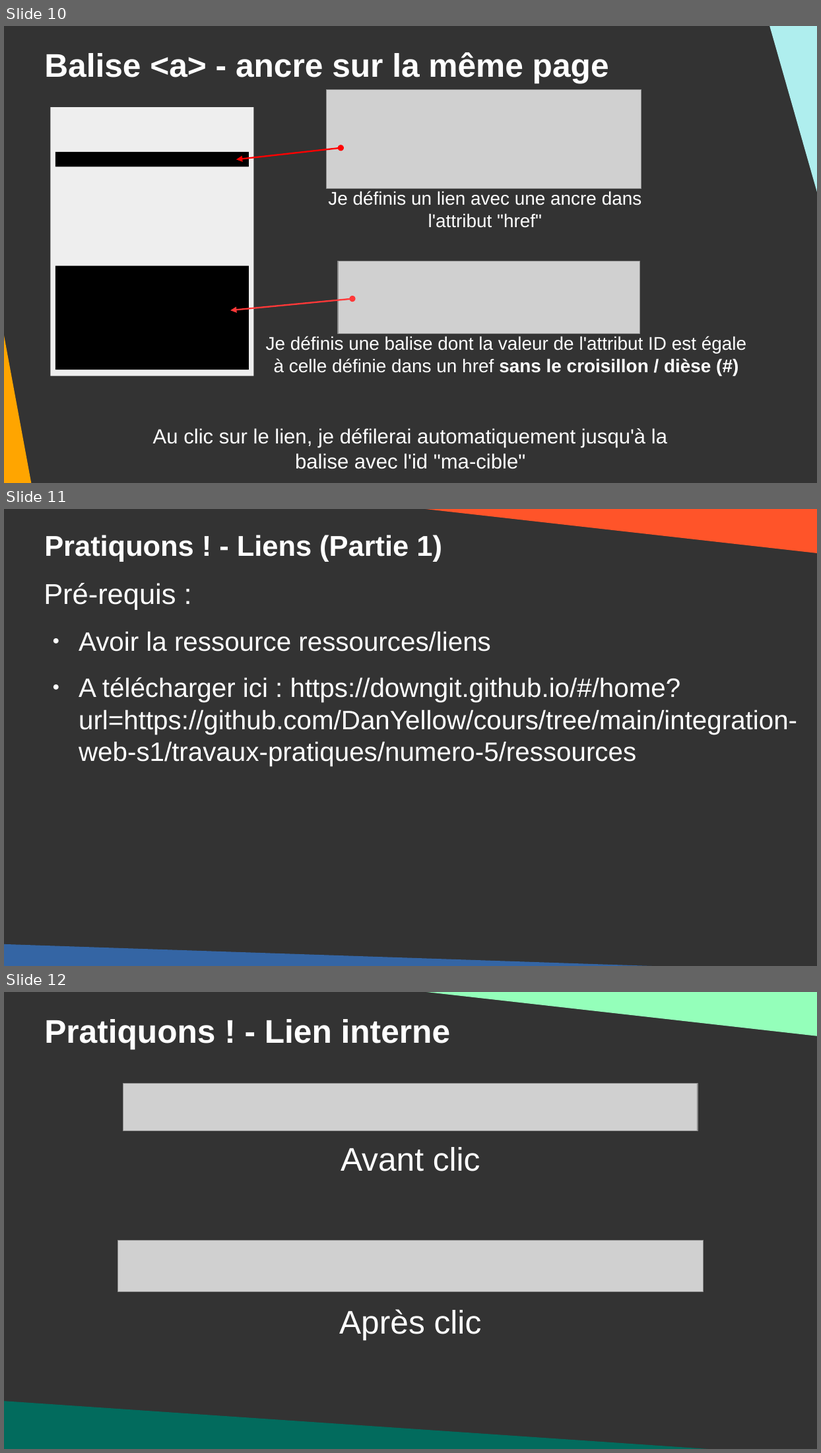
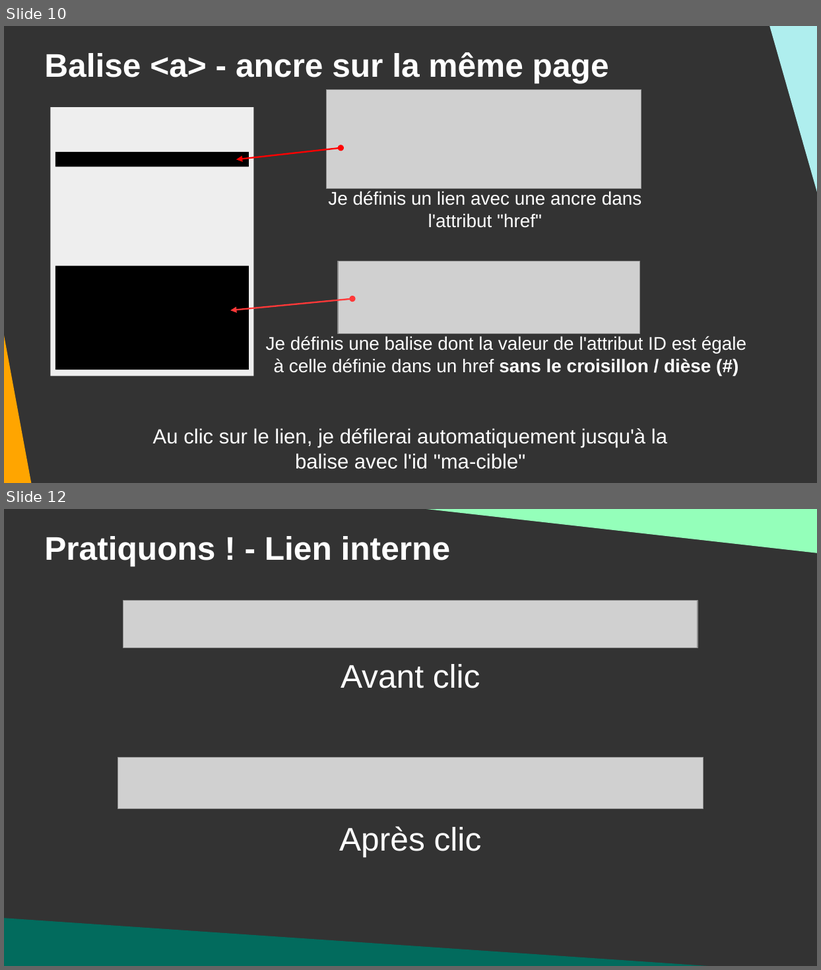
Before and after one commit to DanYellow/cours, a slide deck: integration-web-s1/travaux-pratiques/numero-6/presentation.odp. Shown one above the other, each under a label of ours: slides 10, 11 and 12 before the commit, slides 10 and 12 after it; the slides between them are not shown. The pictures are 821x1453 and 821x970 pixels, drawn with LibreOffice and Linux fonts; fonts in the diff are those of the drawing; grey boxes stand for pictures. Boxes give left, top, right and bottom in pixels: in the first picture for what was removed or moved away, otherwise in the second. Text is boxed around its words. In the diff, an @@ line names an element or a change of style, - is before the commit and + after.

```diff
--- a/integration-web-s1/travaux-pratiques/numero-6/presentation.odp
+++ b/integration-web-s1/travaux-pratiques/numero-6/presentation.odp
@@ slide 11 removed at [4,509,817,966], background #333333 @@
@@ right triangle removed at [396,509,817,554] @@
@@ title removed at [44,535,442,562] @@
-Pratiquons ! - Liens (Partie 1)
@@ text removed at [44,583,797,766] @@
-Pré-requis :
-● Avoir la ressource ressources/liens
-● A télécharger ici : https://downgit.github.io/#/home?url=https://github.com/DanYellow/cours/tree/main/integration-web-s1/travaux-pratiques/numero-5/ressources
@@ right triangle removed at [4,945,764,966] @@
```
Also in this commit, not shown: 2 slides changed, 2 slides added, 3 other files.
